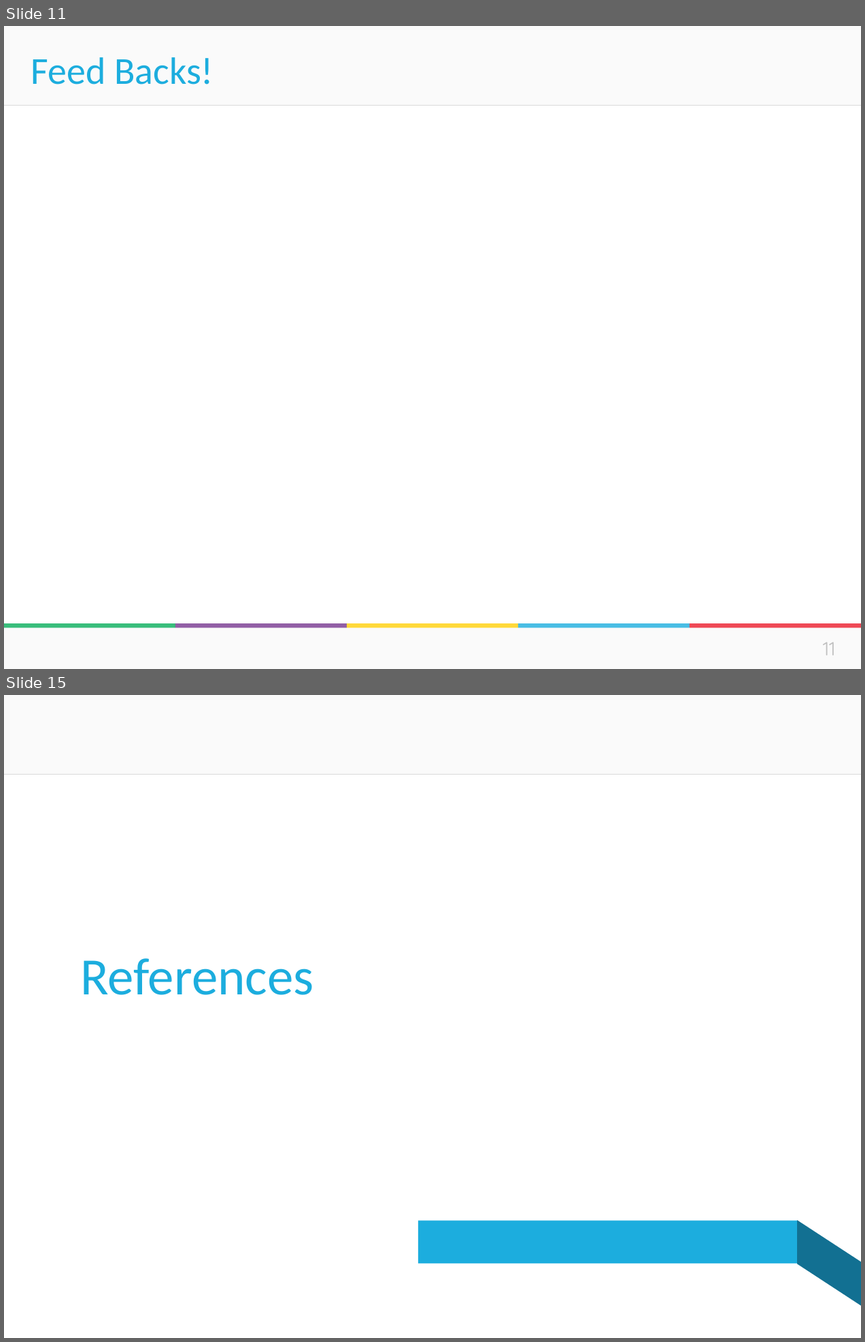
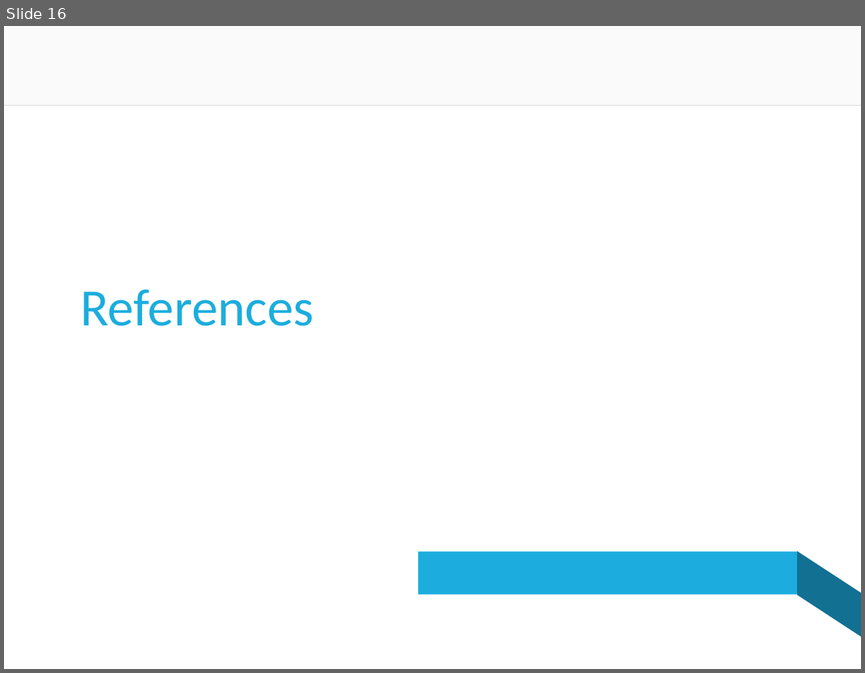
Before and after one commit to donus3/BusGoEveryWhere, a slide deck: Integration New Homepage.pptx. Shown one above the other, each under a label of ours: slides 11 and 15 before the commit, slide 16 after it; the slides between them are not shown. The pictures are 865x1342 and 865x673 pixels, drawn with LibreOffice and Linux fonts; fonts in the diff are those of the drawing; background and template pictures are left out. Boxes give left, top, right and bottom in pixels: in the first picture for what was removed or moved away, otherwise in the second. Text is boxed around its words. In the diff, an @@ line names an element or a change of style, - is before the commit and + after.

```diff
--- a/Integration New Homepage.pptx
+++ b/Integration New Homepage.pptx
@@ slide 11 removed at (x1=4, y1=26, x2=861, y2=669), background #FFFFFF; not listed: 2 template elements that a slide beside it also shows @@
@@ title removed at (x1=31, y1=57, x2=213, y2=84) @@
-Feed Backs!
@@ rectangle removed at (x1=4, y1=628, x2=861, y2=669) @@
@@ group removed at (x1=4, y1=623, x2=861, y2=628): 5 rectangles @@
@@ page number removed at (x1=823, y1=642, x2=836, y2=655) @@
-11
@@ what was slide 15 is now slide 16 @@
```
Also in this commit, not shown: 11 slides changed, 4 slides added, 2 other slides removed.
